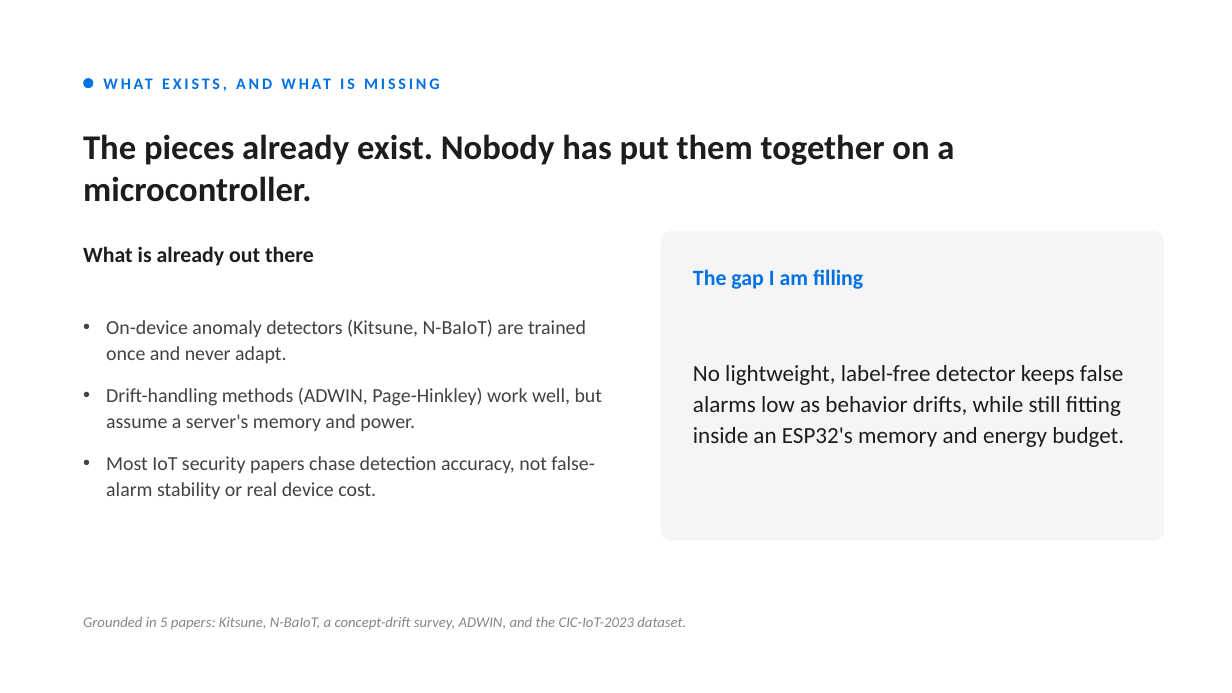
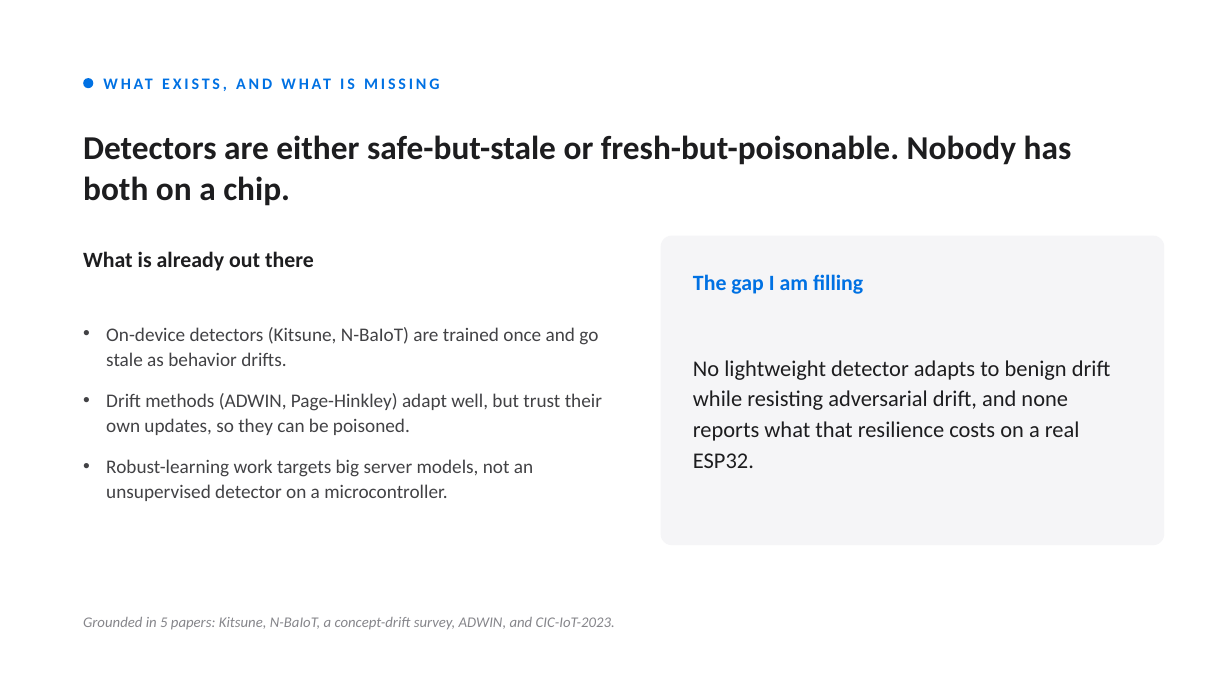
Before and after one commit to IOT-snu/brainstorming, a slide deck: slide 3 of CSD457_First_Presentation.pptx. Drawn at 1232x693 pixels with LibreOffice and Linux fonts; fonts in the diff are those of the drawing. Boxes give left, top, right and bottom in pixels: in the first picture for what was removed or moved away, otherwise in the second. Text is boxed around its words. In the diff, an @@ line names an element or a change of style, - is before the commit and + after.

Commit message:
Evolve topic to Poison-Resilient On-Device Intrusion Detection for Drifting IoT
Reframe around the adversarial angle: an attacker who slowly poisons the
detector's own adaptation (boiling-frog attack), plus a lightweight on-device
defense. Adds the attack, the robust update guard, attack-resilience metrics,
and the Group G-04 authors (Rishit Kamboj and Farhan Naik).

```diff
--- a/CSD457_First_Presentation.pptx
+++ b/CSD457_First_Presentation.pptx
@@ text "WHAT EXISTS, AND WHAT IS ..." rewrapped from (150, 346, 180, 360) to (764, 421, 810, 437) @@
@@ text at (83, 135, 1072, 206): text changed; size 27 to 26 pt @@
-The pieces already exist. Nobody has put them together on a microcontroller.
+Detectors are either safe-but-stale or fresh-but-poisonable. Nobody has both on a chip.
@@ 2 texts, 1 rounded rectangle: place and size @@
-2 texts, 1 rounded rectangle at (83, 231, 1165, 541)
+2 texts, 1 rounded rectangle at (83, 236, 1165, 545)
@@ text at (106, 327, 602, 501): text changed; size 15.5 to 15 pt @@
-• On-device anomaly detectors (Kitsune, N-BaIoT) are trained once and never adapt.
-• Drift-handling methods (ADWIN, Page-Hinkley) work well, but assume a server's memory and power.
-• Most IoT security papers chase detection accuracy, not false-alarm stability or real device cost.
+• On-device detectors (Kitsune, N-BaIoT) are trained once and go stale as behavior drifts.
+• Drift methods (ADWIN, Page-Hinkley) adapt well, but trust their own updates, so they can be poisoned.
+• Robust-learning work targets big server models, not an unsupervised detector on a microcontroller.
@@ text at (693, 360, 1111, 468): text changed; size 18 to 17.5 pt @@
-No lightweight, label-free detector keeps false alarms low as behavior drifts, while still fitting inside an ESP32's memory and energy budget.
+No lightweight detector adapts to benign drift while resisting adversarial drift, and none reports what that resilience costs on a real ESP32.
@@ text at (83, 617, 615, 630): text changed @@
-Grounded in 5 papers: Kitsune, N-BaIoT, a concept-drift survey, ADWIN, and the CIC-IoT-2023 dataset.
+Grounded in 5 papers: Kitsune, N-BaIoT, a concept-drift survey, ADWIN, and CIC-IoT-2023.
```
Also in this commit, not shown: 7 other slides changed, 1 other file.
